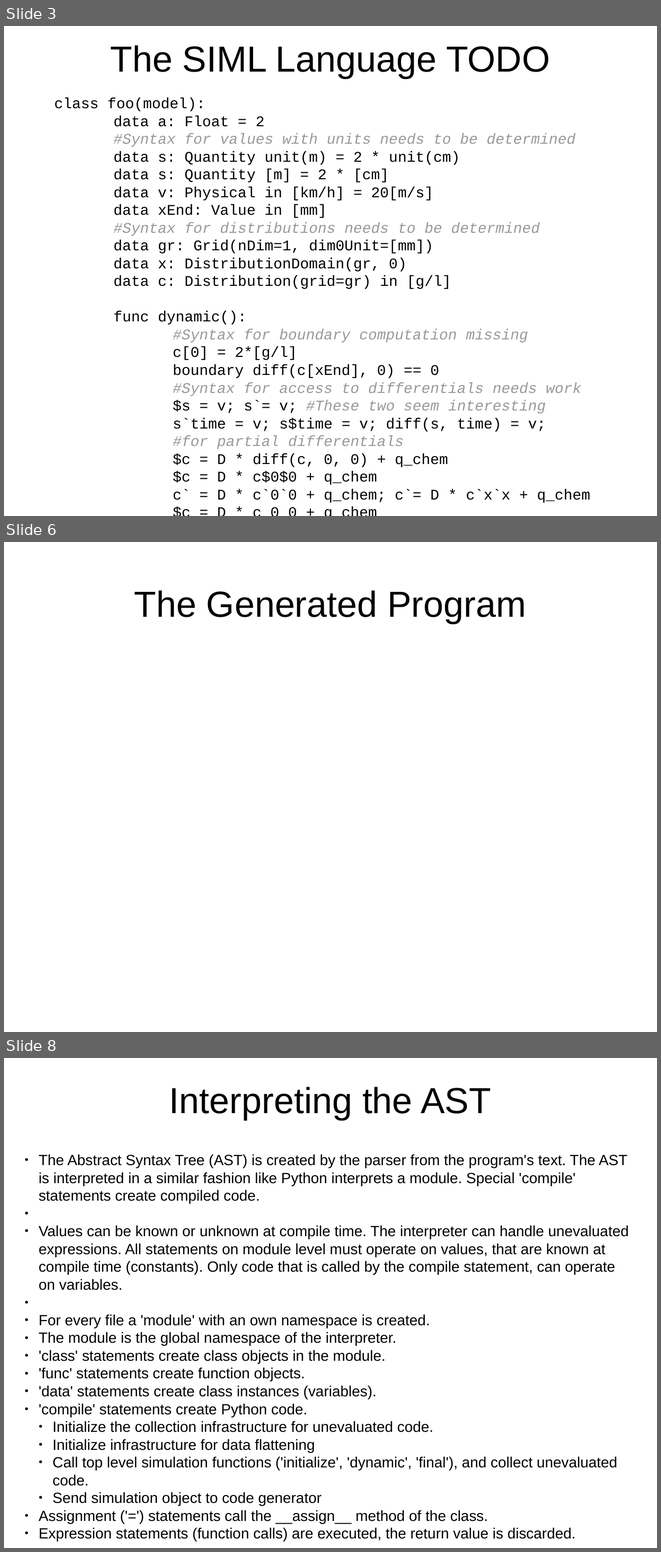
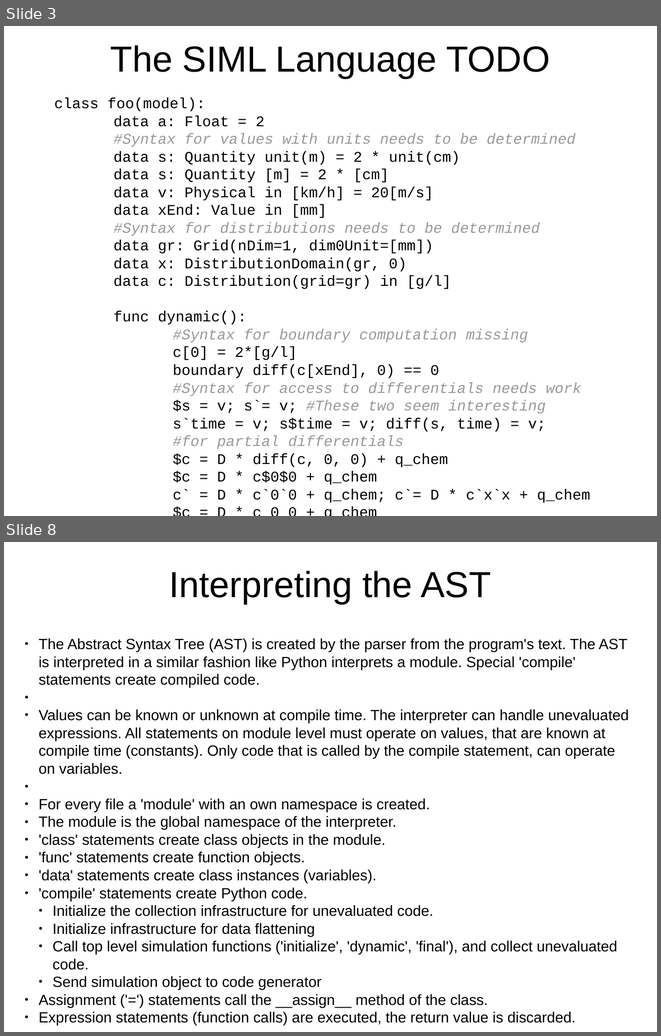
Before and after one commit to eike-welk/freeode, a slide deck: freeode_py/SIML Compiler Outline.odp. Shown one above the other, each under a label of ours: slides 3, 6 and 8 before the commit, slides 3 and 8 after it; the slides between them are not shown. The pictures are 661x1552 and 661x1036 pixels, drawn with LibreOffice and Linux fonts; fonts in the diff are those of the drawing. Boxes give left, top, right and bottom in pixels: in the first picture for what was removed or moved away, otherwise in the second. Text is boxed around its words. In the diff, an @@ line names an element or a change of style, - is before the commit and + after.

```diff
--- a/freeode_py/SIML Compiler Outline.odp
+++ b/freeode_py/SIML Compiler Outline.odp
@@ slide 6 removed at box(4, 542, 657, 1032), background #FFFFFF @@
@@ title removed at box(134, 590, 526, 623) @@
-The Generated Program
```
Also in this commit, not shown: 6 slides changed, 3 slides added, 1 other slide removed, 1 other file.
